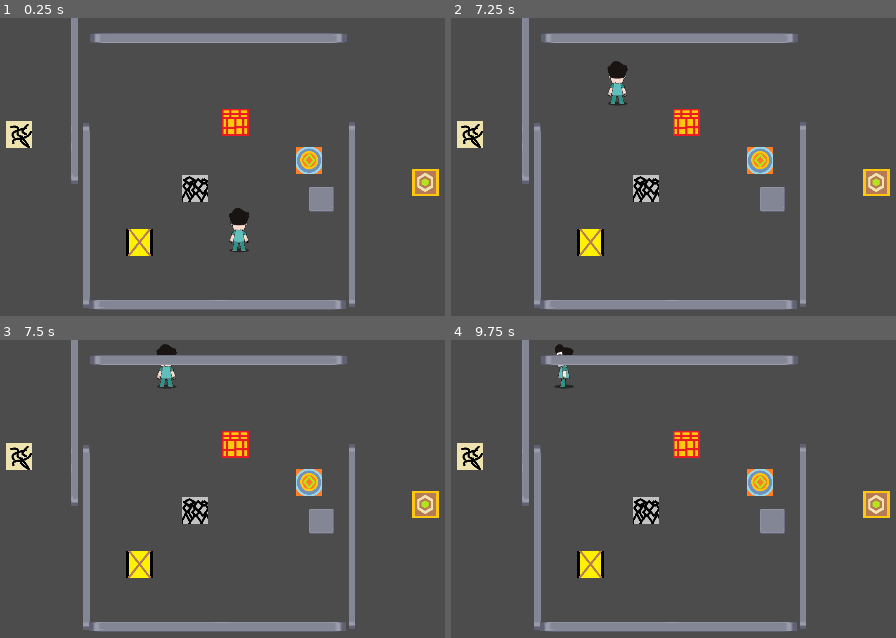
Above: before the commit, frames 1-4 (two rows, left to right).
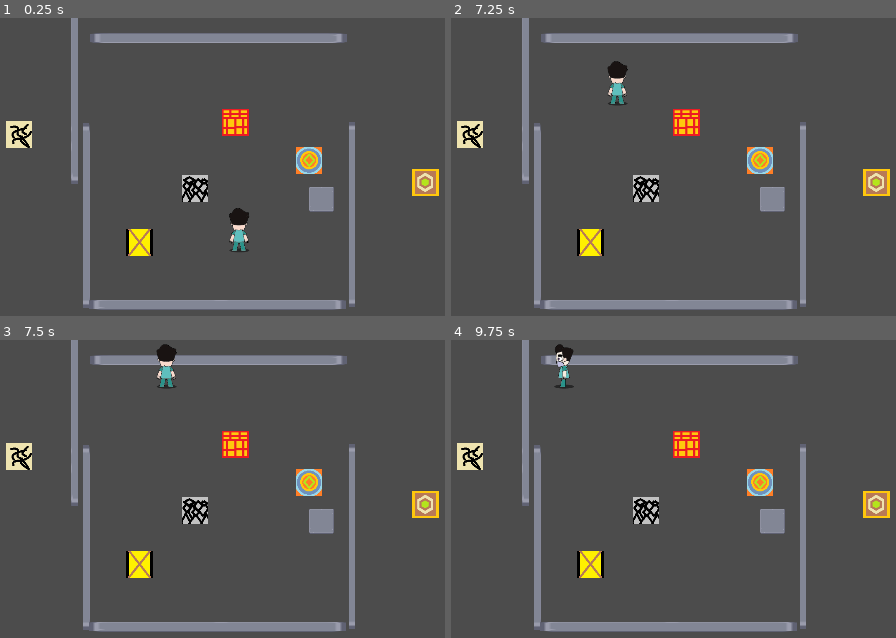
Above: after the commit, the same moments.

Repository: GaEsRaRe/UPCGameJam2018
Game: Godot game, scene res://Scenes/test.tscn
Two runs of this game, one before a commit and one after it. Both use one fixed random seed, a clock stepped at 60 frames per second and the inputs below. This scene is started directly instead of the project's main scene.
Inputs:
- Up to frame 1 (0.25 s): no input
- Up to frame 2 (7.25 s): tap Enter at 0.5, 2 s; hold Right (ui_right) 0.53-2.03 s; tap Up (ui_up) at 0.77, 1.52, 3.02, 3.77, 4.52, 6.02, 6.77 s; tap Space at 1.25, 4.25 s; hold Left (ui_left) 2.03-2.78 s; hold Right (ui_right) 2.78-4.28 s; hold Left (ui_left) 4.28-5.03 s; hold Right (ui_right) 5.03-5.78 s; hold Left (ui_left) from 5.78 s (still down)
- Up to frame 3 (7.5 s): release Left (ui_left) at 7.28 s; hold Right (ui_right) from 7.28 s (still down)
- Up to frame 4 (9.75 s): tap Up (ui_up) at 7.52, 9.02 s; tap Enter at 8 s; tap Space at 8.75 s; release Right (ui_right) at 9.53 s; hold Left (ui_left) from 9.53 s (still down)

Frames 1-2 are identical in both runs. In frame 3, 0.1% of the frame differs, in the area x 35-40%, y 5-9%; in frame 4, 0.1%.

Commit message:
Player Animation
Player animation included

Diff:
--- a/Assets/Box.tscn
+++ b/Assets/Box.tscn
@@ -28,7 +28,7 @@
 custom_solver_bias = 0.0
 extents = Vector2( 45, 10 )
 
-[node name="Box" type="KinematicBody2D" index="0"]
+[node name="Box" type="KinematicBody2D"]
 
 input_pickable = false
 collision_layer = 1
@@ -51,6 +51,7 @@
 
 [node name="Vertical2" type="Area2D" parent="." index="2"]
 
+editor/display_folded = true
 position = Vector2( 32, 32 )
 input_pickable = true
 gravity_vec = Vector2( 0, 1 )
@@ -68,6 +69,7 @@
 
 [node name="Vertical" type="Area2D" parent="." index="3"]
 
+editor/display_folded = true
 position = Vector2( 32, 32 )
 input_pickable = true
 gravity_vec = Vector2( 0, 1 )
@@ -86,6 +88,7 @@
 
 [node name="Horizontal" type="Area2D" parent="." index="4"]
 
+editor/display_folded = true
 position = Vector2( 32, 32 )
 input_pickable = true
 gravity_vec = Vector2( 0, 1 )
@@ -104,6 +107,7 @@
 
 [node name="Horizontal2" type="Area2D" parent="." index="5"]
 
+editor/display_folded = true
 position = Vector2( 32, 32 )
 input_pickable = true
 gravity_vec = Vector2( 0, 1 )
--- a/Assets/Player.tscn
+++ b/Assets/Player.tscn
@@ -1,11 +1,13 @@
-[gd_scene load_steps=9 format=2]
+[gd_scene load_steps=11 format=2]
 
 [ext_resource path="res://Scripts/player.gd" type="Script" id=1]
-[ext_resource path="res://temp.png" type="Texture" id=2]
-[ext_resource path="res://Sprites/Stand/player_front.png" type="Texture" id=3]
-[ext_resource path="res://Sprites/Stand/player_right.png" type="Texture" id=4]
+[ext_resource path="res://Sprites/Stand/player_front.png" type="Texture" id=2]
+[ext_resource path="res://Sprites/Stand/player_right.png" type="Texture" id=3]
+[ext_resource path="res://Sprites/Stand/player_right_closed.png" type="Texture" id=4]
 [ext_resource path="res://Sprites/Stand/player_down.png" type="Texture" id=5]
-[ext_resource path="res://Sprites/Stand/player_left.png" type="Texture" id=6]
+[ext_resource path="res://Sprites/Stand/player_down_closed.png" type="Texture" id=6]
+[ext_resource path="res://Sprites/Stand/player_left.png" type="Texture" id=7]
+[ext_resource path="res://Sprites/Stand/player_left_closed.png" type="Texture" id=8]
 
 [sub_resource type="RectangleShape2D" id=1]
 
@@ -15,48 +17,42 @@
 [sub_resource type="SpriteFrames" id=2]
 
 animations = [ {
-"frames": [ ExtResource( 3 ) ],
+"frames": [ ExtResource( 2 ) ],
 "loop": true,
 "name": "UP",
 "speed": 5.0
 }, {
-"frames": [ ExtResource( 4 ) ],
+"frames": [ ExtResource( 3 ), ExtResource( 3 ), ExtResource( 3 ), ExtResource( 3 ), ExtResource( 3 ), ExtResource( 4 ), ExtResource( 3 ), ExtResource( 3 ), ExtResource( 3 ), ExtResource( 3 ), ExtResource( 3 ), ExtResource( 4 ) ],
 "loop": true,
 "name": "RIGHT",
-"speed": 5.0
+"speed": 2.0
 }, {
-"frames": [ ExtResource( 5 ) ],
+"frames": [ ExtResource( 5 ), ExtResource( 5 ), ExtResource( 5 ), ExtResource( 5 ), ExtResource( 5 ), ExtResource( 6 ), ExtResource( 5 ), ExtResource( 5 ), ExtResource( 5 ), ExtResource( 5 ), ExtResource( 5 ), ExtResource( 6 ) ],
 "loop": true,
 "name": "DOWN",
-"speed": 5.0
+"speed": 2.0
 }, {
-"frames": [ ExtResource( 6 ) ],
+"frames": [ ExtResource( 7 ), ExtResource( 7 ), ExtResource( 7 ), ExtResource( 7 ), ExtResource( 7 ), ExtResource( 8 ), ExtResource( 7 ), ExtResource( 7 ), ExtResource( 7 ), ExtResource( 7 ), ExtResource( 7 ), ExtResource( 8 ) ],
 "loop": true,
 "name": "LEFT",
-"speed": 5.0
+"speed": 2.0
 } ]
 
-[node name="Player" type="KinematicBody2D"]
+[node name="Player" type="KinematicBody2D" index="0"]
 
+z_index = 2
 input_pickable = false
 collision_layer = 1
 collision_mask = 1
 collision/safe_margin = 0.08
 script = ExtResource( 1 )
-_sections_unfolded = [ "Transform", "collision" ]
+_sections_unfolded = [ "Transform", "Z Index", "collision" ]
 
 [node name="CollisionShape2D" type="CollisionShape2D" parent="." index="0"]
 
 position = Vector2( 35, 35 )
 shape = SubResource( 1 )
 _sections_unfolded = [ "Transform" ]
-
-[node name="Sprite" type="Sprite" parent="CollisionShape2D" index="0"]
-
-visible = false
-scale = Vector2( 0.175993, 0.175993 )
-texture = ExtResource( 2 )
-_sections_unfolded = [ "Offset", "Transform" ]
 
 [node name="Timer" type="Timer" parent="." index="1"]
 
@@ -69,6 +65,7 @@
 
 frames = SubResource( 2 )
 animation = "DOWN"
+frame = 3
 centered = false
 offset = Vector2( 0, -64 )
 _sections_unfolded = [ "Transform" ]
--- a/Scenes/test.tscn
+++ b/Scenes/test.tscn
@@ -13,6 +13,19 @@
 [ext_resource path="res://Assets/Spike.tscn" type="PackedScene" id=11]
 [ext_resource path="res://Assets/Player.tscn" type="PackedScene" id=12]
 
+[sub_resource type="Shader" id=6]
+
+code = "shader_type canvas_item;
+
+void fragment(){
+	COLOR = vec4(1.0,0.0,0.0,1.0);
+	}"
+
+[sub_resource type="ShaderMaterial" id=7]
+
+render_priority = 0
+shader = SubResource( 6 )
+
 [sub_resource type="RectangleShape2D" id=1]
 
 custom_solver_bias = 0.0
@@ -28,7 +41,11 @@
 custom_solver_bias = 0.0
 extents = Vector2( 32, 32 )
 
-[node name="Node2D" type="Node2D"]
+[node name="Node2D" type="Node2D" index="0"]
+
+material = SubResource( 7 )
+use_parent_material = true
+_sections_unfolded = [ "Material" ]
 
 [node name="Normal Walls" type="Node" parent="." index="0"]
 
@@ -175,6 +192,7 @@
 editor_draw_screen = true
 editor_draw_limits = false
 editor_draw_drag_margin = false
+_sections_unfolded = [ "Material" ]
 
 [node name="Reset-ear" parent="." index="5" instance=ExtResource( 6 )]
 
@@ -242,6 +260,8 @@
 "Player",
 ] instance=ExtResource( 12 )]
 
+use_parent_material = true
 position = Vector2( 525.738, 252.534 )
+_sections_unfolded = [ "Material", "Transform", "collision" ]
 
 [connection signal="body_entered" from="Door-switch/switch" to="Door-switch" method="_on_switch_body_entered"]
Not shown: 1 places in Scenes/test.tscn that only renumber resources
Binary file added: Sprites/Stand/player_down_closed.png
Not shown, added: Sprites/Stand/player_down_closed.png.import
Binary file added: Sprites/Stand/player_left_closed.png
Not shown, added: Sprites/Stand/player_left_closed.png.import
Binary file added: Sprites/Stand/player_right_closed.png
Not shown, added: Sprites/Stand/player_right_closed.png.import
